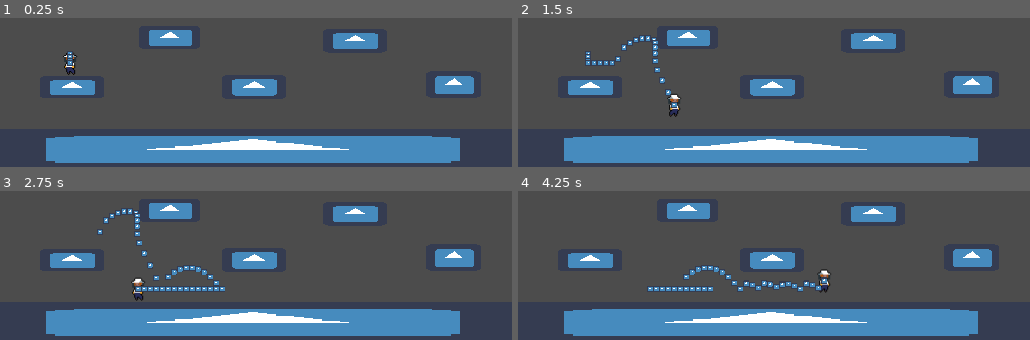
Above: before the commit, frames 1-4 (two rows, left to right).
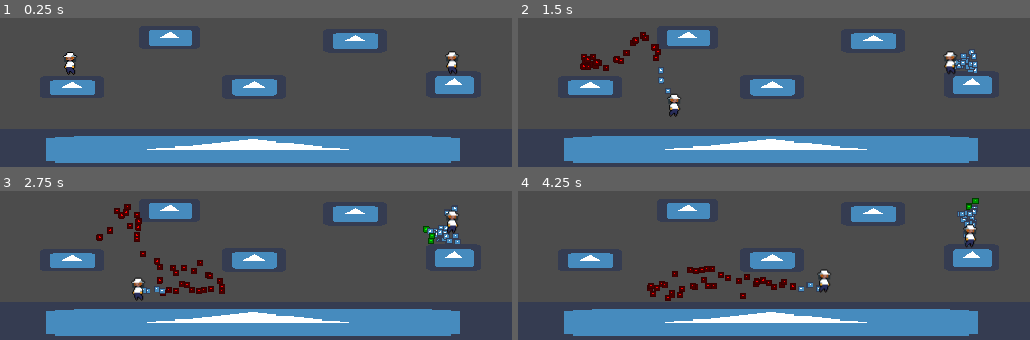
Above: after the commit, the same moments.

Repository: HollowTube/BeeGame
Game: Godot game, scene res://World.tscn
Two runs of this game, one before a commit and one after it. Both use one fixed random seed, a clock stepped at 60 frames per second and the inputs below. The engine's default icon, where the game draws it, is replaced by a stand-in: a white triangle on a blue panel in a dark square.
Inputs:
- Up to frame 1 (0.25 s): no input
- Up to frame 2 (1.5 s): tap Enter at 0.5 s; hold Right (ui_right) from 0.53 s (still down); tap S (ui_down_2, bound only after the commit) at 0.6 s; tap Up (ui_up) at 0.77, 1.07 s; tap A (ui_left_2, bound only after the commit) at 0.8, 1.35 s
- Up to frame 3 (2.75 s): tap Up (ui_up) at 1.52, 1.82 s; tap D (ui_right_2, bound only after the commit) at 1.55, 2.1 s; release Right (ui_right) at 2.03 s; hold Left (ui_left) from 2.03 s (still down); tap W (ui_up_2, bound only after the commit) at 2.3 s
- Up to frame 4 (4.25 s): release Left (ui_left) at 2.78 s; hold Right (ui_right) from 2.78 s (still down); tap W (ui_up_2, bound only after the commit) at 2.85 s; tap Up (ui_up) at 3.02, 3.05, 3.32 s; hold Up (ui_up) from 3.53 s (still down); tap S (ui_down_2, bound only after the commit) at 3.8 s

The runs differ from the first frame. In frame 1, 0.4% of the frame differs, in the area x 13-90%, y 22-38%; in frame 2, 1.7%; in frame 3, 2.8%, in the area x 18-90%, y 8-71%; in frame 4, 2.6%.

Commit message:
implemented bee timer and added second player

Diff:
--- a/Bees.gd
+++ b/Bees.gd
@@ -1,5 +1,7 @@
-extends KinematicBody2D
+extends Node2D
 
+var armed = false
+var player_number = 0
 
 # Called when the node enters the scene tree for the first time.
 func _ready():
@@ -11,9 +13,27 @@
 	add_child(timer) #to process
 	timer.start(2) #to start
 
-
 # Called every frame. 'delta' is the elapsed time since the previous frame.
 #func _process(delta):
 #	pass
+
+func _physics_process(delta):
+	global_position.x = global_position.x + randi()%2-0.5
+	global_position.y = global_position.y + randi()%2-0.5
+
+
 func _on_timer_timeout():
    queue_free()
+
+func _on_ArmArea_body_exited(body):
+	if body.get_name() == "Player" or body.get_name() == "Player2":
+		armed = true
+		if player_number == 1:
+			$Sprite.modulate = Color(1, 0, 0) # red
+		if player_number == 2:
+			$Sprite.modulate = Color(0, 1, 0) # green
+
+
+func _on_Area2D_body_entered(body):
+	if armed == true and (body.get_name() == "Player" or body.get_name() == "Player2"):
+		body.die()
--- a/Bees.tscn
+++ b/Bees.tscn
@@ -1,11 +1,29 @@
-[gd_scene load_steps=3 format=2]
+[gd_scene load_steps=5 format=2]
 
 [ext_resource path="res://Bees.gd" type="Script" id=1]
 [ext_resource path="res://icon.png" type="Texture" id=2]
 
-[node name="Bees" type="KinematicBody2D"]
+[sub_resource type="CircleShape2D" id=2]
+radius = 20.0
+
+[sub_resource type="RectangleShape2D" id=1]
+extents = Vector2( 3.06182, 3.03841 )
+
+[node name="Bees" type="Node2D"]
 script = ExtResource( 1 )
 
 [node name="Sprite" type="Sprite" parent="."]
 scale = Vector2( 0.1, 0.1 )
 texture = ExtResource( 2 )
+
+[node name="ArmArea" type="Area2D" parent="."]
+
+[node name="ArmShape" type="CollisionShape2D" parent="ArmArea"]
+shape = SubResource( 2 )
+
+[node name="Area2D" type="Area2D" parent="."]
+
+[node name="CollisionShape2D" type="CollisionShape2D" parent="Area2D"]
+shape = SubResource( 1 )
+[connection signal="body_exited" from="ArmArea" to="." method="_on_ArmArea_body_exited"]
+[connection signal="body_entered" from="Area2D" to="." method="_on_Area2D_body_entered"]
--- a/Player.gd
+++ b/Player.gd
@@ -4,38 +4,62 @@
 
 var timer = Timer.new()
 
-const UP = Vector2(0, -1)
+export var player_number = 1
+
 var motion = Vector2()
+var UP
+var RIGHT
+var LEFT
+var DOWN
 
-func keep():
+func _ready():
+
+	if player_number == 1 :
+		UP = "ui_up"
+		RIGHT = "ui_right"
+		DOWN = "ui_down"
+		LEFT = "ui_left"
+	if player_number == 2 :
+		UP = "ui_up_2"
+		RIGHT = "ui_right_2"
+		DOWN = "ui_down_2"
+		LEFT = "ui_left_2"
+
+	timer.connect("timeout",self,"_on_timer_timeout")
+	add_child(timer) #to process
+	timer.start(0.05) #to start
+
+
+func spawn_bee():
     # "Muzzle" is a Position2D placed at the barrel of the gun.
 	var b = Bees.instance()
 	b.global_position = global_position
+	b.player_number = player_number
 	get_parent().add_child(b)
 
 func _physics_process(delta):
 	if is_on_floor():
 
-		if Input.is_action_pressed("ui_up"):
+		if Input.is_action_pressed(UP):
 			motion.y = -250
 			#get_node("AnimationPlayer").play("jump")
 
-		if Input.is_action_pressed("ui_right"):
+		if Input.is_action_pressed(RIGHT):
 			motion.x = 120
-		elif Input.is_action_pressed("ui_left"):
+		elif Input.is_action_pressed(LEFT):
 			motion.x = -120
 		else:
 			motion.x = 0
 	else:
-		if Input.is_action_pressed("ui_up"):
+		if Input.is_action_pressed(UP):
 			motion.y = clamp(motion.y + 10, -250, 250)
 		else:
 			motion.y = clamp(motion.y + 10, -100, 250)
 
-		if Input.is_action_pressed("ui_right"):
+		if Input.is_action_pressed(RIGHT):
 			motion.x += 20
 			get_node("Sprite").set_flip_h(true)
-		elif Input.is_action_pressed("ui_left"):
+		elif Input.is_action_pressed(LEFT):
 			motion.x -= 20
 			get_node("Sprite").set_flip_h(false)
 		else:
@@ -44,14 +68,12 @@
 		motion.x = clamp(motion.x, -120, 120)
 
 
-	motion = move_and_slide(motion, UP)
+	motion = move_and_slide(motion, Vector2(0, -1))
 
 
-func _ready():
-	timer.connect("timeout",self,"_on_timer_timeout")
-	add_child(timer) #to process
-	timer.start(0.05) #to start
+func _on_timer_timeout():
+	spawn_bee()
+	timer.start(0.05)
 
-func _on_timer_timeout():
-	keep()
-	timer.start(0.05)
+func die():
+	print("dead")
--- /dev/null
+++ b/Player.tscn
@@ -0,0 +1,19 @@
+[gd_scene load_steps=4 format=2]
+
+[ext_resource path="res://Player.gd" type="Script" id=1]
+[ext_resource path="res://81765902_577491892889208_7263812041486368768_n.png" type="Texture" id=2]
+
+[sub_resource type="RectangleShape2D" id=1]
+extents = Vector2( 5.33398, 11.5307 )
+
+[node name="Player" type="KinematicBody2D"]
+position = Vector2( 70.1799, 186.446 )
+z_index = 1
+script = ExtResource( 1 )
+
+[node name="Sprite" type="Sprite" parent="."]
+texture = ExtResource( 2 )
+
+[node name="CollisionShape2D" type="CollisionShape2D" parent="."]
+position = Vector2( 0, 0.449677 )
+shape = SubResource( 1 )
--- a/World.tscn
+++ b/World.tscn
@@ -1,11 +1,7 @@
-[gd_scene load_steps=7 format=2]
+[gd_scene load_steps=5 format=2]
 
-[ext_resource path="res://Player.gd" type="Script" id=1]
-[ext_resource path="res://81765902_577491892889208_7263812041486368768_n.png" type="Texture" id=2]
-[ext_resource path="res://icon.png" type="Texture" id=3]
-
-[sub_resource type="RectangleShape2D" id=1]
-extents = Vector2( 5.33398, 11.5307 )
+[ext_resource path="res://Player.tscn" type="PackedScene" id=1]
+[ext_resource path="res://icon.png" type="Texture" id=2]
 
 [sub_resource type="RectangleShape2D" id=2]
 extents = Vector2( 27.3974, 11.7917 )
@@ -15,77 +11,75 @@
 
 [node name="World" type="Node"]
 
-[node name="Player" type="KinematicBody2D" parent="."]
-position = Vector2( 70.1799, 186.446 )
-script = ExtResource( 1 )
-__meta__ = {
-"_edit_group_": true
-}
+[node name="Player" parent="." instance=ExtResource( 1 )]
 
-[node name="Sprite" type="Sprite" parent="Player"]
-texture = ExtResource( 2 )
-
-[node name="CollisionShape2D" type="CollisionShape2D" parent="Player"]
-position = Vector2( 0, 0.449677 )
-shape = SubResource( 1 )
+[node name="Player2" parent="." instance=ExtResource( 1 )]
+position = Vector2( 452.174, 185.847 )
+player_number = 2
 
 [node name="Floor2" type="StaticBody2D" parent="."]
+editor/display_folded = true
 position = Vector2( 71.5957, 219.858 )
 
 [node name="Sprite" type="Sprite" parent="Floor2"]
 position = Vector2( 0, 0.331709 )
 scale = Vector2( 1, 0.346946 )
-texture = ExtResource( 3 )
+texture = ExtResource( 2 )
 
 [node name="CollisionShape2D" type="CollisionShape2D" parent="Floor2"]
 shape = SubResource( 2 )
 
 [node name="Floor3" type="StaticBody2D" parent="."]
+editor/display_folded = true
 position = Vector2( 254.348, 220.521 )
 
 [node name="Sprite" type="Sprite" parent="Floor3"]
 position = Vector2( 0, -0.663414 )
 scale = Vector2( 1, 0.378044 )
-texture = ExtResource( 3 )
+texture = ExtResource( 2 )
 
 [node name="CollisionShape2D" type="CollisionShape2D" parent="Floor3"]
 shape = SubResource( 2 )
 
 [node name="Floor4" type="StaticBody2D" parent="."]
+editor/display_folded = true
 position = Vector2( 355.499, 171.428 )
 
 [node name="Sprite" type="Sprite" parent="Floor4"]
 position = Vector2( 0, 2.32194 )
 scale = Vector2( 1, 0.367678 )
-texture = ExtResource( 3 )
+texture = ExtResource( 2 )
 
 [node name="CollisionShape2D" type="CollisionShape2D" parent="Floor4"]
 shape = SubResource( 2 )
 
 [node name="Floor5" type="StaticBody2D" parent="."]
+editor/display_folded = true
 position = Vector2( 452.787, 219.194 )
 
 [node name="Sprite" type="Sprite" parent="Floor5"]
 position = Vector2( 0.995156, -1.65856 )
 scale = Vector2( 0.865243, 0.409142 )
-texture = ExtResource( 3 )
+texture = ExtResource( 2 )
 
 [node name="CollisionShape2D" type="CollisionShape2D" parent="Floor5"]
 shape = SubResource( 2 )
 
 [node name="Floor1" type="StaticBody2D" parent="."]
+editor/display_folded = true
 position = Vector2( 170.797, 168.357 )
 
 [node name="Sprite" type="Sprite" parent="Floor1"]
 position = Vector2( -1.03262, 2.07584 )
 scale = Vector2( 0.949341, 0.367678 )
-texture = ExtResource( 3 )
+texture = ExtResource( 2 )
 
 [node name="CollisionShape2D" type="CollisionShape2D" parent="Floor1"]
 position = Vector2( -0.786484, 1.49806 )
 shape = SubResource( 2 )
 
 [node name="Floor6" type="StaticBody2D" parent="."]
+editor/display_folded = true
 position = Vector2( 242.446, 240.304 )
 
 [node name="CollisionShape2D" type="CollisionShape2D" parent="Floor6"]
--- a/project.godot
+++ b/project.godot
@@ -26,6 +26,29 @@
 window/stretch/mode="viewport"
 window/stretch/aspect="keep"
 
+[input]
+
+ui_up_2={
+"deadzone": 0.5,
+"events": [ Object(InputEventKey,"resource_local_to_scene":false,"resource_name":"","device":0,"alt":false,"shift":false,"control":false,"meta":false,"command":false,"pressed":false,"scancode":87,"unicode":0,"echo":false,"script":null)
+ ]
+}
+ui_right_2={
+"deadzone": 0.5,
+"events": [ Object(InputEventKey,"resource_local_to_scene":false,"resource_name":"","device":0,"alt":false,"shift":false,"control":false,"meta":false,"command":false,"pressed":false,"scancode":68,"unicode":0,"echo":false,"script":null)
+ ]
+}
+ui_left_2={
+"deadzone": 0.5,
+"events": [ Object(InputEventKey,"resource_local_to_scene":false,"resource_name":"","device":0,"alt":false,"shift":false,"control":false,"meta":false,"command":false,"pressed":false,"scancode":65,"unicode":0,"echo":false,"script":null)
+ ]
+}
+ui_down_2={
+"deadzone": 0.5,
+"events": [ Object(InputEventKey,"resource_local_to_scene":false,"resource_name":"","device":0,"alt":false,"shift":false,"control":false,"meta":false,"command":false,"pressed":false,"scancode":83,"unicode":0,"echo":false,"script":null)
+ ]
+}
+
 [rendering]
 
 environment/default_environment="res://default_env.tres"
Not shown: 1 places in World.tscn that only renumber resources
